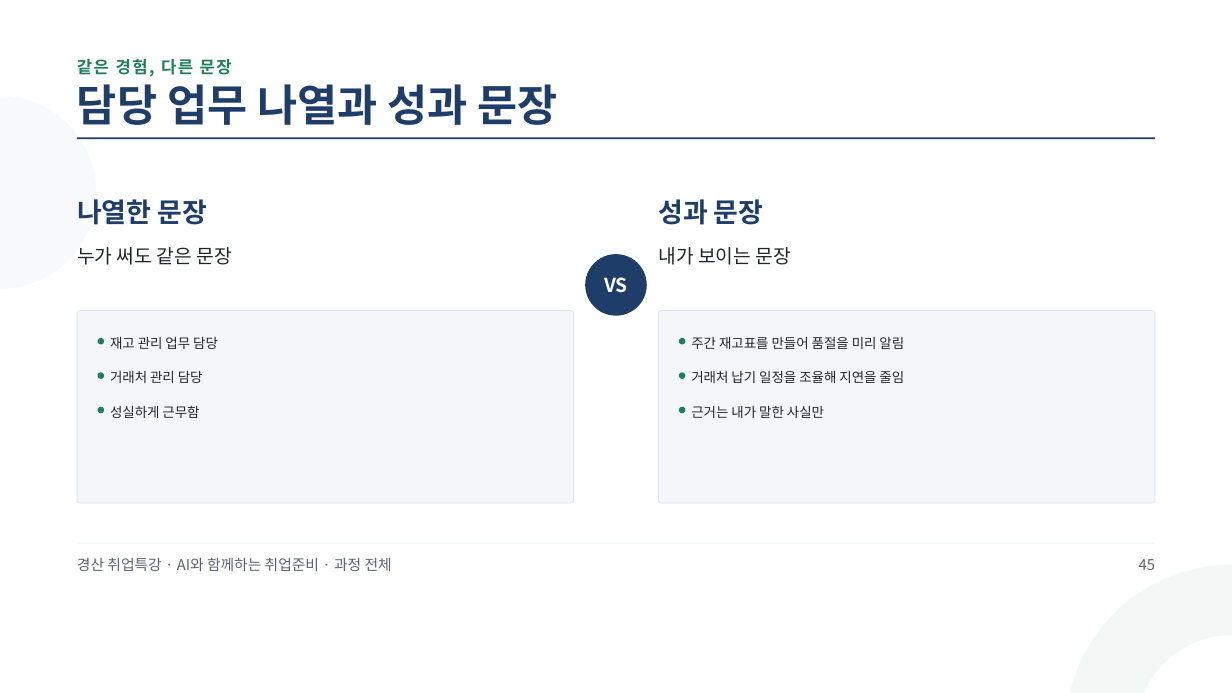
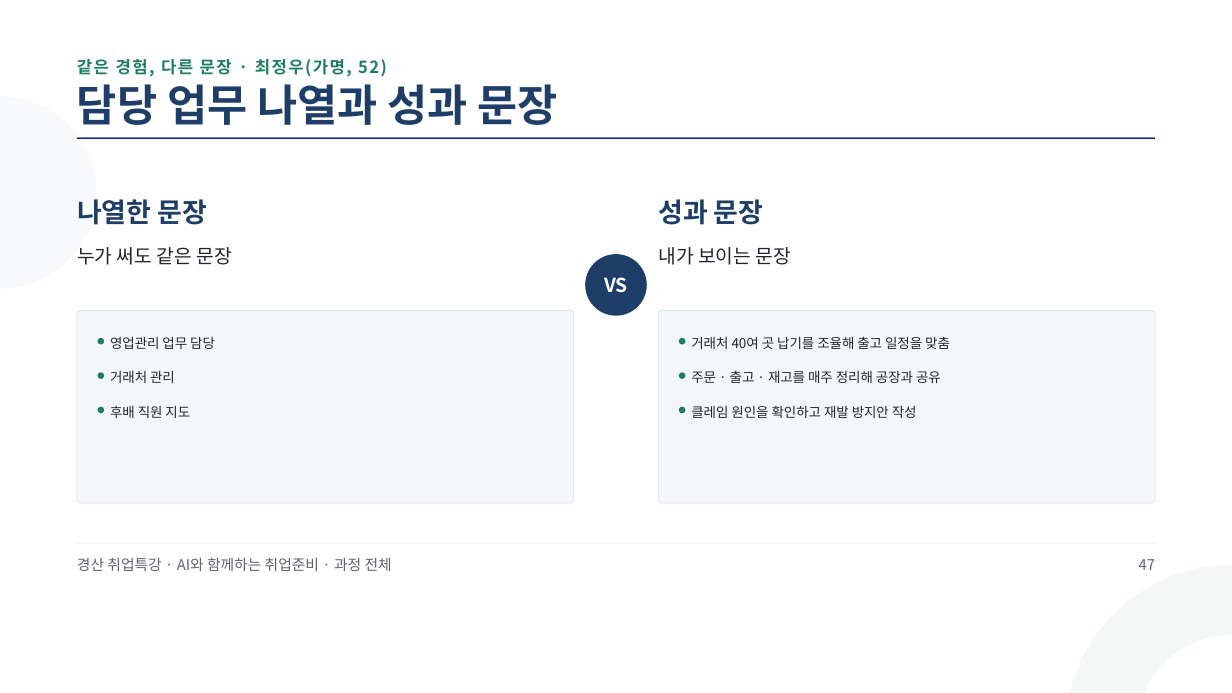
Before and after one commit to aebonlee/materials, a slide deck: slide 50 of gyeongsan/GSJOB2_경산취업특강_과정전체.pptx (slide 48 before the commit). Drawn at 1232x693 pixels with LibreOffice and Linux fonts; fonts in the diff are those of the drawing. Boxes give left, top, right and bottom in pixels: in the first picture for what was removed or moved away, otherwise in the second. Text is boxed around its words. In the diff, an @@ line names an element or a change of style, - is before the commit and + after.

```diff
--- a/gyeongsan/GSJOB2_경산취업특강_과정전체.pptx
+++ b/gyeongsan/GSJOB2_경산취업특강_과정전체.pptx
@@ text at [77, 59, 387, 77]: text changed @@
-같은 경험, 다른 문장
+같은 경험, 다른 문장 · 최정우(가명, 52)
@@ text at [110, 337, 215, 349]: text changed @@
-재고 관리 업무 담당
+영업관리 업무 담당
@@ text at [691, 336, 950, 349]: text changed @@
-주간 재고표를 만들어 품절을 미리 알림
+거래처 40여 곳 납기를 조율해 출고 일정을 맞춤
@@ text at [110, 371, 175, 383]: text changed @@
-거래처 관리 담당
+거래처 관리
@@ text at [691, 370, 941, 383]: text changed @@
-거래처 납기 일정을 조율해 지연을 줄임
+주문 · 출고 · 재고를 매주 정리해 공장과 공유
@@ text at [110, 406, 190, 418]: text changed @@
-성실하게 근무함
+후배 직원 지도
@@ text at [691, 406, 917, 418]: text changed @@
-근거는 내가 말한 사실만
+클레임 원인을 확인하고 재발 방지안 작성
@@ text at [1139, 559, 1155, 570]: text changed @@
-45
+47
```
Also in this commit, not shown: 38 other slides changed, 4 slides added, 5 other files.
